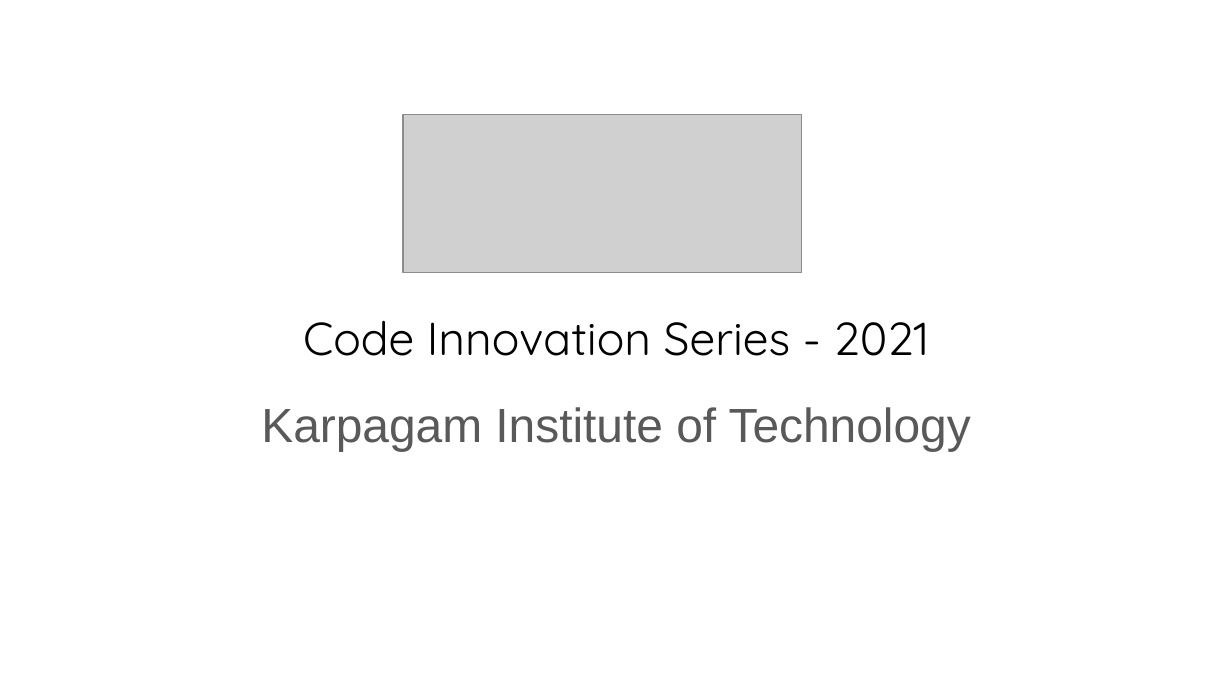
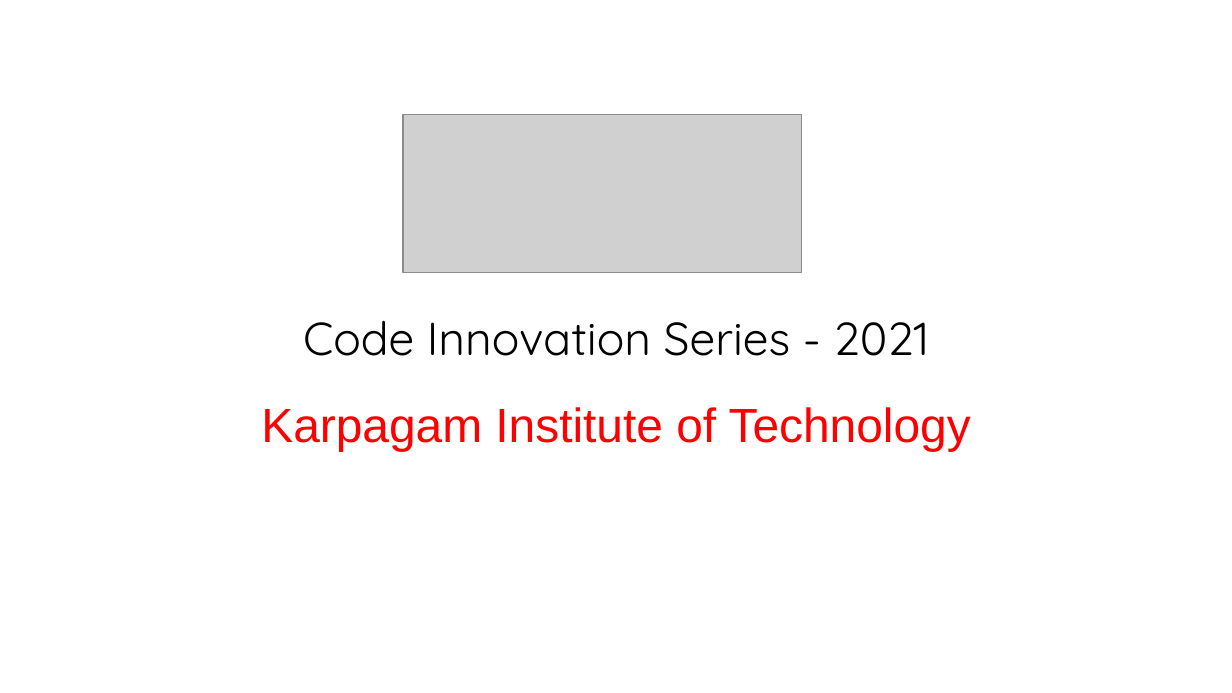
Before and after one commit to karpagamitech/CISHack-KARPAGAM, a slide deck: slide 1 of devils/presentation/PROJECT PROPOSAL.pptx. Drawn at 1232x693 pixels with LibreOffice and Linux fonts; fonts in the diff are those of the drawing; grey boxes stand for pictures. Boxes give left, top, right and bottom in pixels: in the first picture for what was removed or moved away, otherwise in the second. Text is boxed around its words. In the diff, an @@ line names an element or a change of style, - is before the commit and + after.

```diff
--- a/devils/presentation/PROJECT PROPOSAL.pptx
+++ b/devils/presentation/PROJECT PROPOSAL.pptx
@@ subtitle "Karpagam Institute of Technology" at [261,407,971,451]: text colour #595959 to #FF0000 @@
```
Also in this commit, not shown: 6 other slides changed.
